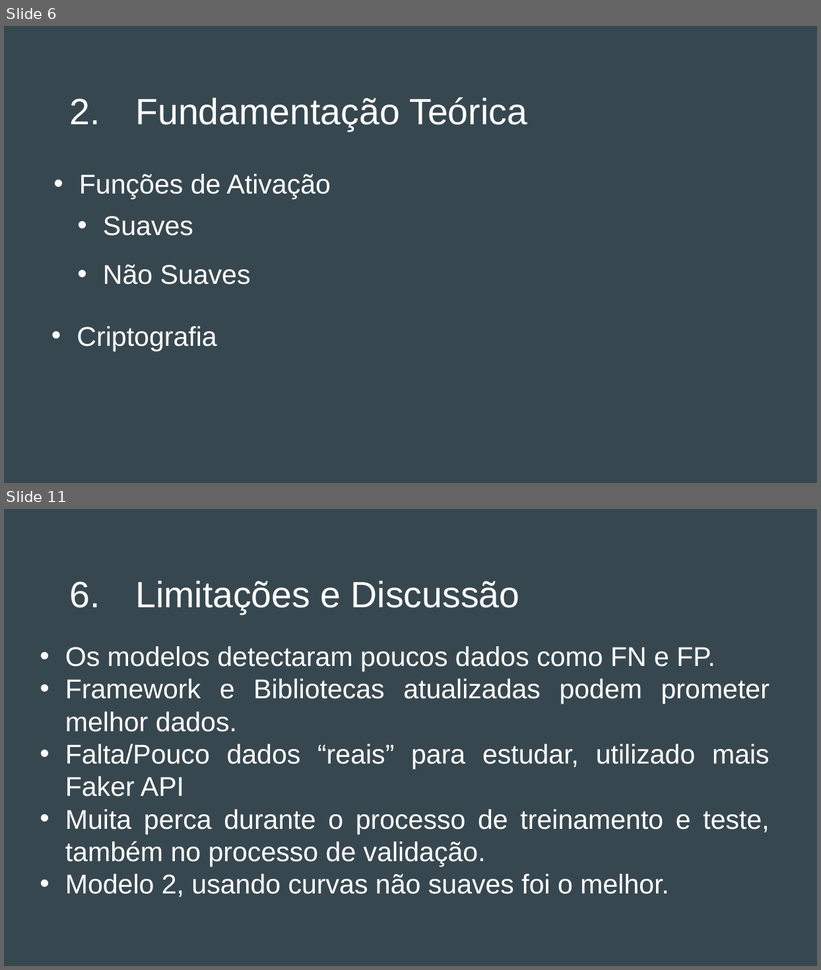
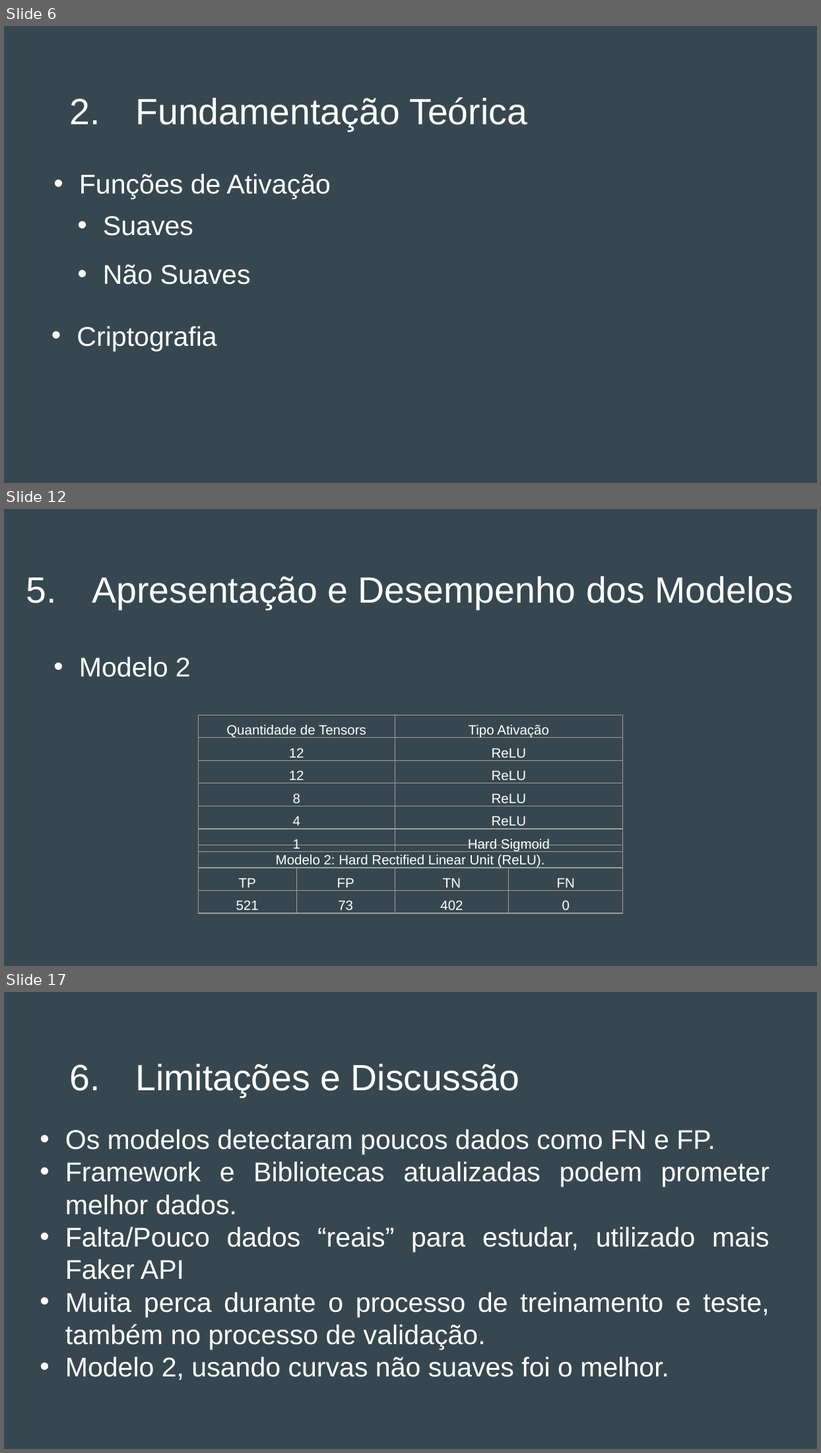
Before and after one commit to Dom-Juan/TCC-3, a slide deck: Apresentação do TCC 3 - Final.pptx. Shown one above the other, each under a label of ours: slides 6 and 11 before the commit, slides 6, 12 and 17 after it; the slides between them are not shown. The pictures are 821x970 and 821x1453 pixels, drawn with LibreOffice and Linux fonts; fonts in the diff are those of the drawing. Boxes give left, top, right and bottom in pixels: in the first picture for what was removed or moved away, otherwise in the second. Text is boxed around its words. In the diff, an @@ line names an element or a change of style, - is before the commit and + after.

```diff
--- a/Apresentação do TCC 3 - Final.pptx
+++ b/Apresentação do TCC 3 - Final.pptx
@@ slide 12 added at bbox=[4, 509, 817, 966], background #37474F @@
@@ title added at bbox=[92, 576, 794, 609], 32.4 pt, text #FFFFFF @@
+5. Apresentação e Desempenho dos Modelos
@@ text added at bbox=[79, 657, 191, 677], 24 pt, text #FFFFFF @@
+• Modelo 2
@@ table added at bbox=[198, 716, 623, 855], 6 rows, 2 columns @@
+Quantidade de Tensors | Tipo Ativação
+12 | ReLU
+12 | ReLU
+8 | ReLU
+4 | ReLU
+1 | Hard Sigmoid
@@ table added at bbox=[198, 846, 623, 916], 3 rows, 4 columns @@
+Modelo 2: Hard Rectified Linear Unit (ReLU). |  |  | 
+TP | FP | TN | FN
+521 | 73 | 402 | 0
@@ what was slide 11 is now slide 17 @@
```
Also in this commit, not shown: 3 slides changed, 9 other slides added, 4 slides removed, 2 other files.
